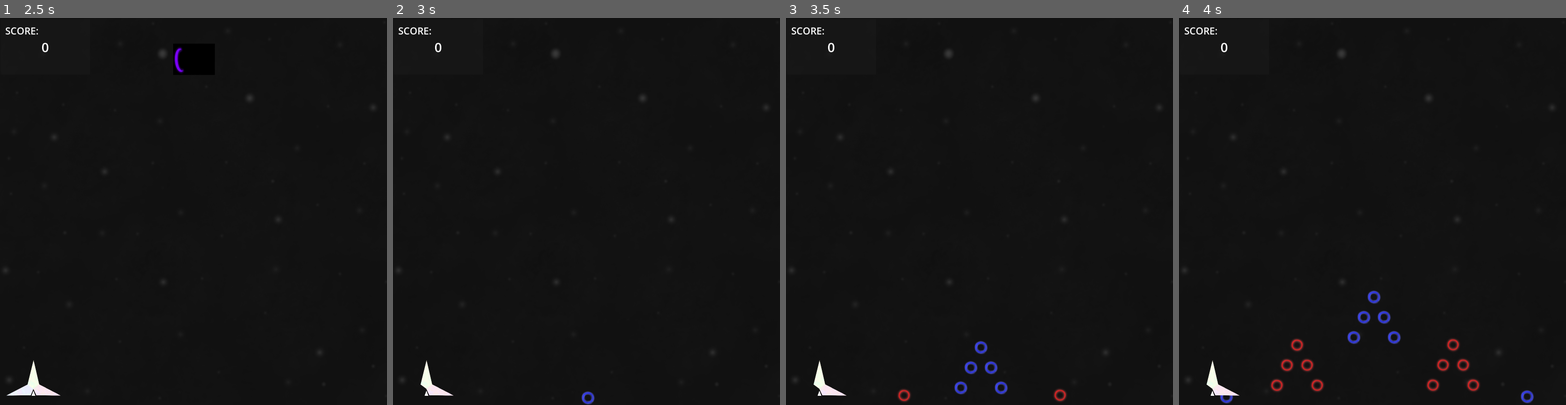
Above: before the commit, frames 1-4 (left to right).
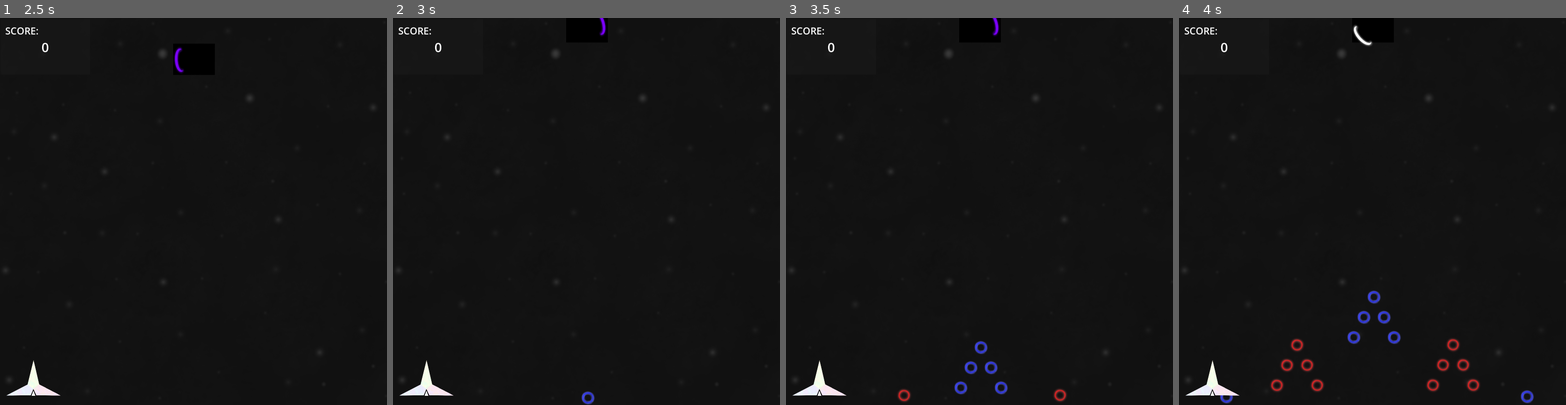
Above: after the commit, the same moments.

Repository: Restra9423/Jamfest-Spring-2026
Game: Godot game, scene res://UI/title.tscn
The game is run twice, just before and just after one commit, with the same random seed, the same clock (stepped at 60 frames per second) and the same inputs.
Inputs (mouse positions are in pixels of both pictures, inside the frame that each line leads up to):
- Up to frame 1 (2.5 s): click "Start" at 0.5 s; tap Enter at 1.25 s; move the mouse to (212, 211) at 1.27 s; hold W (Up) from 1.28 s (still down); click (212, 211) at 1.35 s; move the mouse to (174, 211) at 2.02 s; click (174, 211) at 2.1 s
- Up to frame 2 (3 s): keep holding W (Up); move the mouse to (594, 203) at 2.77 s; click (594, 203) at 2.85 s
- Up to frame 3 (3.5 s): keep holding W (Up)
- Up to frame 4 (4 s): keep holding W (Up); move the mouse to (1368, 219) at 3.52 s; click (1368, 219) at 3.6 s

Frame 1 is identical in both runs. In frame 2, 0.2% of the frame differs, in the area x 1-55%, y 0-98%; in frame 3, 0.2%; in frame 4, 0.2%, in the area x 1-50%, y 1-98%.

Commit message:
oops that was what made wall collision work

Diff:
--- a/Prefabs/Player.tscn
+++ b/Prefabs/Player.tscn
@@ -12,6 +12,9 @@
 collision_layer = 2
 collision_mask = 4
 script = ExtResource("1_x3d5u")
+
+[node name="CollisionShape2D" type="CollisionShape2D" parent="." unique_id=756021141]
+shape = SubResource("CircleShape2D_b43ah")
 
 [node name="Area2D" type="Area2D" parent="." unique_id=1864975116]
 collision_layer = 2
